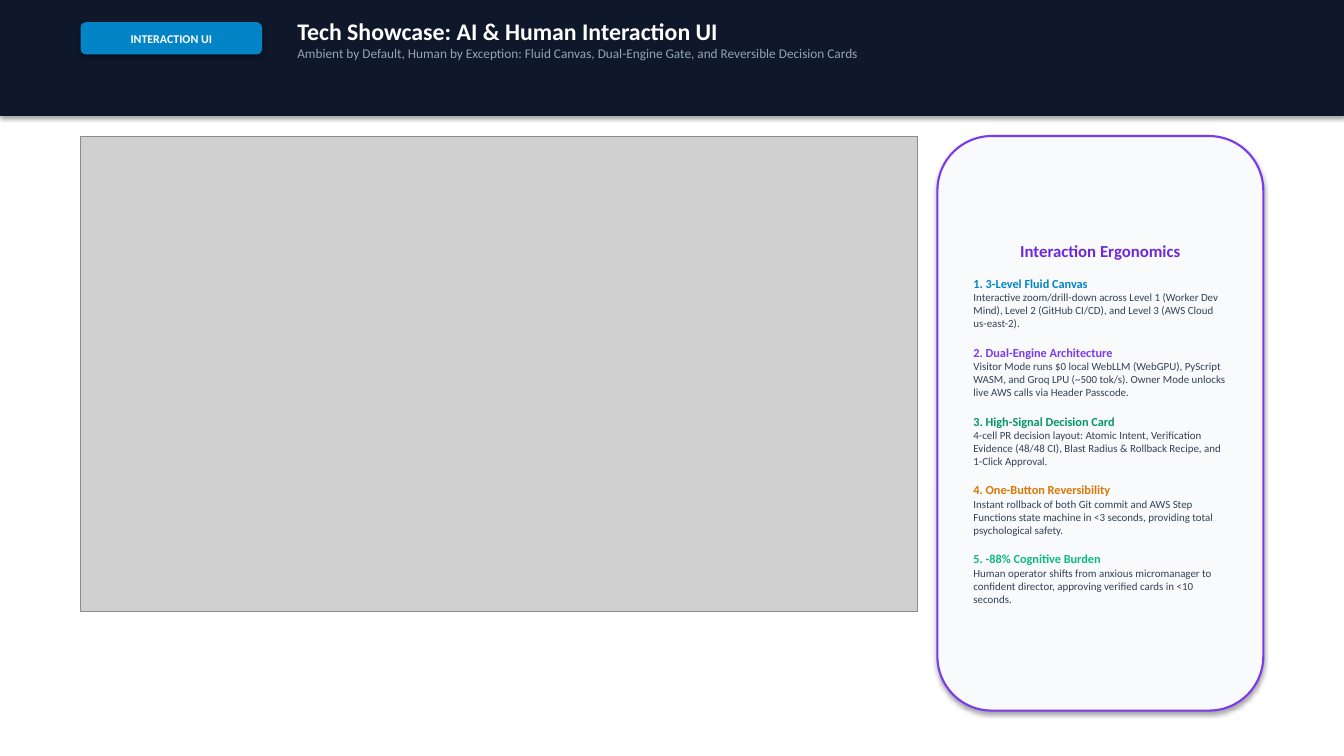
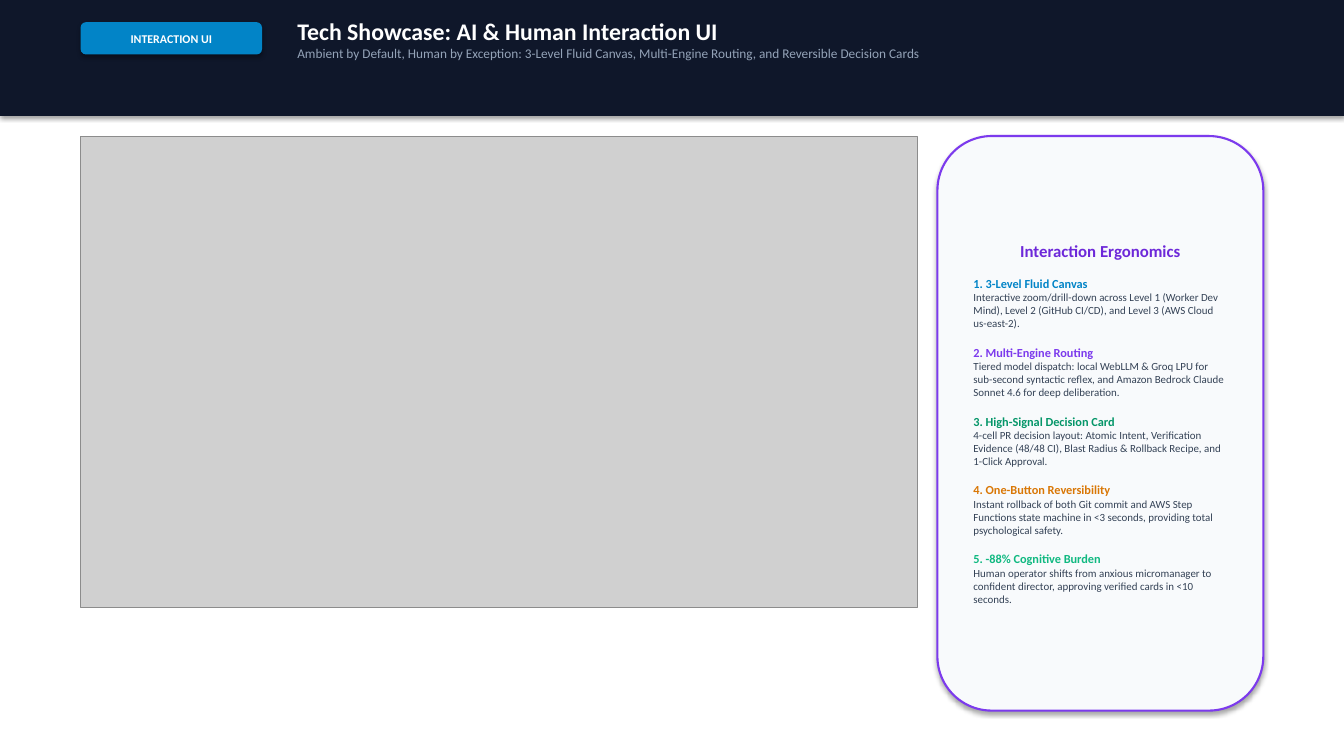
Before and after one commit to cosmosanalytics/uat-copilot-local, a slide deck: slide 9 of AI_Journey_Single_Agent_to_Ambient_Enterprise.pptx. Drawn at 1344x756 pixels with LibreOffice and Linux fonts; fonts in the diff are those of the drawing; grey boxes stand for pictures. Boxes give left, top, right and bottom in pixels: in the first picture for what was removed or moved away, otherwise in the second. Text is boxed around its words. In the diff, an @@ line names an element or a change of style, - is before the commit and + after.

Commit message:
docs: Remove visitor mode from AI Journey PPT

```diff
--- a/AI_Journey_Single_Agent_to_Ambient_Enterprise.pptx
+++ b/AI_Journey_Single_Agent_to_Ambient_Enterprise.pptx
@@ text at box(297, 49, 919, 60): text changed @@
-Ambient by Default, Human by Exception: Fluid Canvas, Dual-Engine Gate, and Reversible Decision Cards
+Ambient by Default, Human by Exception: 3-Level Fluid Canvas, Multi-Engine Routing, and Reversible Decision Cards
@@ picture: place and size @@
-picture at box(81, 136, 918, 612)
+picture at box(81, 136, 918, 607)
@@ text in rounded rectangle at box(973, 348, 1223, 398): text changed @@
-2. Dual-Engine Architecture
-Visitor Mode runs $0 local WebLLM (WebGPU), PyScript WASM, and Groq LPU (~500 tok/s). Owner Mode unlocks live AWS calls via Header Passcode.
+2. Multi-Engine Routing
+Tiered model dispatch: local WebLLM & Groq LPU for sub-second syntactic reflex, and Amazon Bedrock Claude Sonnet 4.6 for deep deliberation.
```
